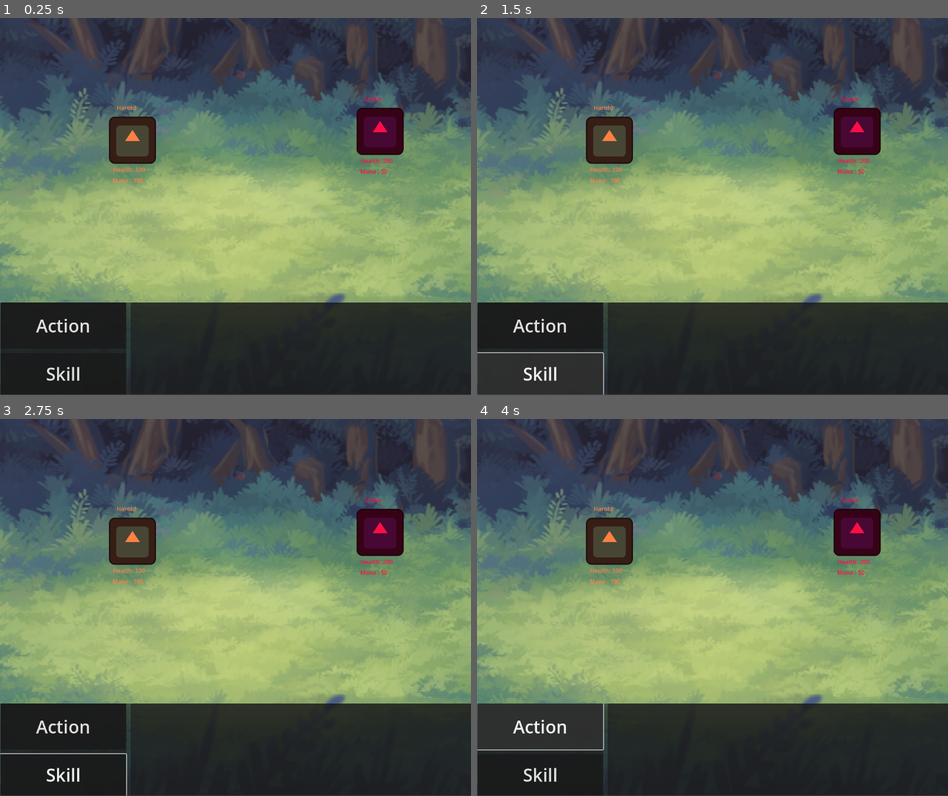
Above: before the commit, frames 1-4 (two rows, left to right).
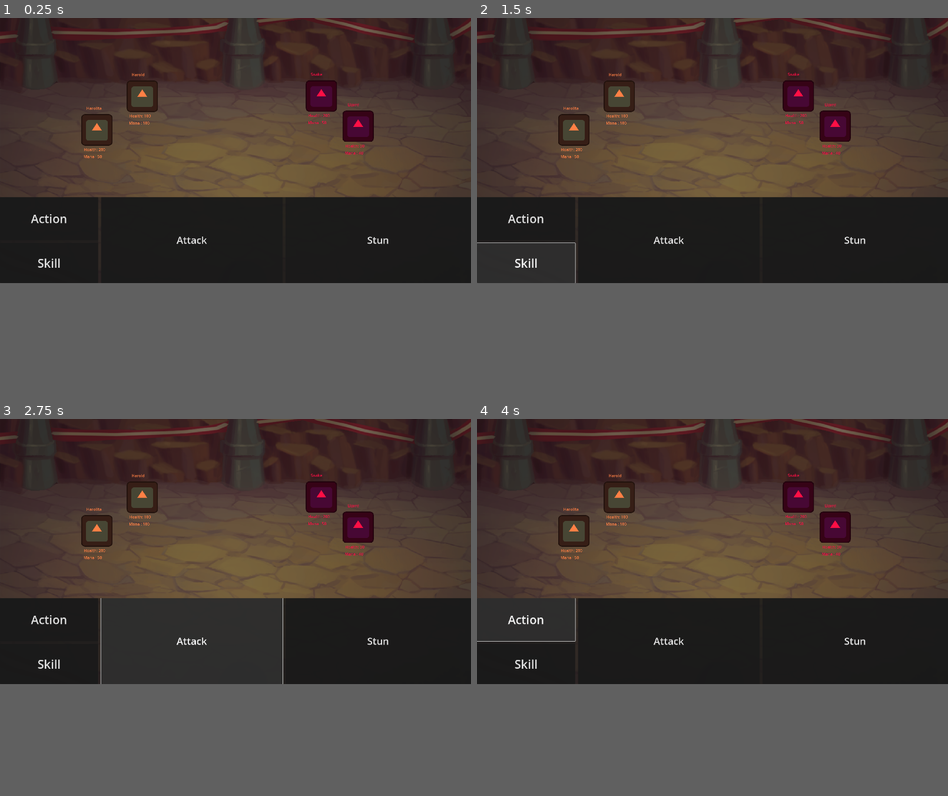
Above: after the commit, the same moments.

Repository: NxKuma/ISCS_RPG
Game: Godot game, scene res://Scene/main.tscn
The game is run twice, just before and just after one commit, with the same random seed, the same clock (stepped at 60 frames per second) and the same inputs. The engine's default icon, where the game draws it, is replaced by a stand-in: a white triangle on a blue panel in a dark square.
Inputs (mouse positions are in pixels of both pictures, inside the frame that each line leads up to):
- Up to frame 1 (0.25 s): no input
- Up to frame 2 (1.5 s): click "Action" at 0.5 s; click "Skill" at 1.25 s
- Up to frame 3 (2.75 s): click (193, 735) at 2 s, where only the run after the commit has a clickable "Attack"
- Up to frame 4 (4 s): click (853, 735) at 2.75 s, where only the run after the commit has a clickable "Stun"; click "Action" at 3.5 s
The window is 800x640 before the commit and 800x450 after it. Grey fills any space a smaller window leaves; there, only what the larger window draws over its background counts as a difference.

The runs differ from the first frame. In frame 1, 74% of the frame differs, in the area x 0-100%, y 0-100%; in frame 2, 74%; in frame 3, 74%; in frame 4, 73%.

Commit message:
Initializing GameHandler Buttons

Diff:
--- a/iscs-rpg/Character.gd
+++ b/iscs-rpg/Character.gd
@@ -1,10 +1,10 @@
 extends Sprite2D
-class_name Player
+class_name Character
+
 @export var stats: Entity
 @onready var player_name: Label = $Name
 @onready var health: Label = $Health
 @onready var mana: Label = $Mana
-
 
 func _ready() -> void:
 	player_name.text = stats.entity_name
--- a/iscs-rpg/GameHandler.gd
+++ b/iscs-rpg/GameHandler.gd
@@ -1,15 +1,65 @@
 extends Node2D
 
+@onready var ui: Control = $UI
+
 var entities: Array[Entity] = []
+var current_state: int = GameState.SetUp
+var special_button: Button
+var r_panel: HSplitContainer
+var l_panel: VSplitContainer
+var left_buttons: Array[Button]
+var right_buttons: Array[Button]
+
+
+enum GameState{
+	SetUp, #Set Up = Player Chooses their moves
+	Target, #Target = Player Chooses the target of their moves
+	Execute #Execute = Game executes player and enemy movement
+}
 
 # Called when the node enters the scene tree for the first time.
 func _ready() -> void:
+	r_panel = ui.get_child(0).get_child(0).get_child(1).get_child(0)
+	l_panel = ui.get_child(0).get_child(0).get_child(0).get_child(0)
+#--------------------------------------------------------------
+	for child in r_panel.get_children():
+		right_buttons.append(child.get_child(0))
+
+	for button in right_buttons:
+		button.button_down.connect(_on_right_button_press)
+		if button.name.contains("2"):
+			special_button = button
+#--------------------------------------------------------------
+	for child in l_panel.get_children():
+		left_buttons.append(child.get_child(0))
+
+	for button in left_buttons:
+		button.button_down.connect(_on_left_button_press)
+#--------------------------------------------------------------
 	for child in get_children():
-		if child.get_script() != null:
-			print(child.get_script())
+		if child.get_script() != null and child.stats != null:
 			entities.append(child)
 
+func check_order() -> void:
+	pass
+
+func pick_enemy_action() -> void:
+	pass
 
 # Called every frame. 'delta' is the elapsed time since the previous frame.
 func _process(delta: float) -> void:
+	if current_state == GameState.SetUp:
+		for entity in entities:
+			if r_panel.is_visible():
+				special_button.text = entity.skill_list[0].skill_name
+	elif current_state == GameState.Target:
+		pass
+	else:
+		pass
+
+
+func _on_right_button_press():
 	pass
+
+func _on_left_button_press():
+	pass
--- /dev/null
+++ b/iscs-rpg/Resource/Enemies/Lizard.tres
@@ -0,0 +1,17 @@
+[gd_resource type="Resource" script_class="Entity" load_steps=3 format=3 uid="uid://dcrqn48o2sdu5"]
+
+[ext_resource type="Script" path="res://Script/SuperScript/Entity.gd" id="1_r2k4i"]
+[ext_resource type="Script" path="res://Script/SuperScript/Skill.gd" id="2_tptxg"]
+
+[resource]
+script = ExtResource("1_r2k4i")
+entity_name = "Lizard"
+health = 50.0
+mana = 40
+damage = 20.0
+inTeam = false
+skill_list = Array[ExtResource("2_tptxg")]([])
+element = 0
+resistance = Array[int]([])
+weakness = Array[int]([])
+speed = 20
--- a/iscs-rpg/Resource/Team/Harold.tres
+++ b/iscs-rpg/Resource/Team/Harold.tres
@@ -22,6 +22,7 @@
 health = 100.0
 mana = 100
 damage = 40.0
+inTeam = true
 skill_list = Array[ExtResource("2_3cg8k")]([SubResource("Resource_4q3bl")])
 element = 4
 resistance = Array[int]([3, 4])
--- a/iscs-rpg/Resource/Team/Harolita.tres
+++ b/iscs-rpg/Resource/Team/Harolita.tres
@@ -1,16 +1,29 @@
-[gd_resource type="Resource" script_class="Entity" load_steps=3 format=3 uid="uid://bfpvp7h5i2nb2"]
+[gd_resource type="Resource" script_class="Entity" load_steps=4 format=3 uid="uid://bfpvp7h5i2nb2"]
 
 [ext_resource type="Script" path="res://Script/SuperScript/Entity.gd" id="1_cmhqr"]
 [ext_resource type="Script" path="res://Script/SuperScript/Skill.gd" id="2_rkk1s"]
 
+[sub_resource type="Resource" id="Resource_raw4b"]
+script = ExtResource("2_rkk1s")
+skill_name = "Defend"
+skill_cost = 20
+skill_cooldown = 4
+skill_description = "Saves a team mate from damage for 1 turn "
+skill_target = ""
+skill_type = ""
+skill_mode = ""
+skill_element = 0
+skill_damage = 0.0
+
 [resource]
 script = ExtResource("1_cmhqr")
-name = "Harolita"
+entity_name = "Harolita"
 health = 200.0
 mana = 50
 damage = 20.0
-skill_list = Array[ExtResource("2_rkk1s")]([])
+inTeam = true
+skill_list = Array[ExtResource("2_rkk1s")]([SubResource("Resource_raw4b")])
 element = 1
 resistance = Array[int]([])
 weakness = Array[int]([])
-speed = 0
+speed = 50
--- a/iscs-rpg/Scene/main.tscn
+++ b/iscs-rpg/Scene/main.tscn
@@ -1,32 +1,35 @@
-[gd_scene load_steps=10 format=3 uid="uid://dudg06l772u6g"]
+[gd_scene load_steps=12 format=3 uid="uid://dudg06l772u6g"]
 
 [ext_resource type="Script" path="res://GameHandler.gd" id="1_i7hjy"]
 [ext_resource type="PackedScene" uid="uid://86obwfisw11y" path="res://Scene/player.tscn" id="1_uhqgt"]
+[ext_resource type="Texture2D" uid="uid://dxrnc11eyxel6" path="res://Art/battleback9.png" id="2_d7vyk"]
 [ext_resource type="Script" path="res://Script/SuperScript/Entity.gd" id="2_f8bsn"]
-[ext_resource type="Texture2D" uid="uid://83p658vtgmqg" path="res://Art/battleback1.png" id="2_rboh6"]
 [ext_resource type="Script" path="res://Script/SuperScript/Skill.gd" id="3_eqwtp"]
 [ext_resource type="Resource" uid="uid://cefbv8t5u4xp3" path="res://Resource/Enemies/Sake.tres" id="4_4f31c"]
+[ext_resource type="Resource" uid="uid://dcrqn48o2sdu5" path="res://Resource/Enemies/Lizard.tres" id="7_aki4r"]
 [ext_resource type="PackedScene" uid="uid://chbe22p815kfy" path="res://Scene/ui.tscn" id="7_hsdh1"]
+[ext_resource type="Resource" uid="uid://bfpvp7h5i2nb2" path="res://Resource/Team/Harolita.tres" id="7_ugwp5"]
 
 [sub_resource type="Resource" id="Resource_4q3bl"]
 script = ExtResource("3_eqwtp")
-skill_name = "Fire Light Bash"
-skill_cost = 0
-skill_cooldown = 0
+skill_name = "Stun"
+skill_cost = 30
+skill_cooldown = 20
 skill_description = "Harold will swing around his jar of fireflies and inflict 30 Light Damage to the Enemy"
 skill_target = ""
 skill_type = "Attack"
-skill_mode = "Active"
+skill_mode = "Special"
 skill_element = 4
 skill_damage = 30.0
 
-[sub_resource type="Resource" id="Resource_2r6ot"]
+[sub_resource type="Resource" id="Resource_cbrsb"]
 resource_local_to_scene = true
 script = ExtResource("2_f8bsn")
 entity_name = "Harold"
 health = 100.0
 mana = 100
 damage = 40.0
+inTeam = true
 skill_list = Array[ExtResource("3_eqwtp")]([SubResource("Resource_4q3bl")])
 element = 4
 resistance = Array[int]([3, 4])
@@ -37,19 +40,34 @@
 script = ExtResource("1_i7hjy")
 
 [node name="BG" type="Sprite2D" parent="."]
-position = Vector2(672, 495)
-scale = Vector2(1.69085, 1.69085)
-texture = ExtResource("2_rboh6")
+modulate = Color(0.57, 0.57, 0.57, 1)
+scale = Vector2(1.74, 1.74)
+texture = ExtResource("2_d7vyk")
+centered = false
 
 [node name="Player" parent="." instance=ExtResource("1_uhqgt")]
-position = Vector2(360, 332)
-stats = SubResource("Resource_2r6ot")
+position = Vector2(580, 319)
+stats = SubResource("Resource_cbrsb")
+
+[node name="Player2" parent="." instance=ExtResource("1_uhqgt")]
+position = Vector2(395, 456)
+stats = ExtResource("7_ugwp5")
 
 [node name="Enemy" parent="." instance=ExtResource("1_uhqgt")]
 modulate = Color(1, 0.0588235, 0.270588, 1)
-position = Vector2(1033, 308)
+position = Vector2(1310, 318)
 stats = ExtResource("4_4f31c")
 
+[node name="Enemy2" parent="." instance=ExtResource("1_uhqgt")]
+modulate = Color(1, 0.0588235, 0.270588, 1)
+position = Vector2(1460, 441)
+stats = ExtResource("7_aki4r")
+
 [node name="UI" parent="." instance=ExtResource("7_hsdh1")]
-offset_left = 1.0
-offset_right = 1.0
+anchors_preset = 0
+anchor_right = 0.0
+anchor_bottom = 0.0
+grow_horizontal = 1
+grow_vertical = 1
+
+[node name="Timer" type="Timer" parent="."]
--- a/iscs-rpg/Scene/ui.tscn
+++ b/iscs-rpg/Scene/ui.tscn
@@ -11,9 +11,9 @@
 [node name="BottomContainer" type="Panel" parent="."]
 clip_contents = true
 layout_mode = 0
-offset_top = 773.0
-offset_right = 1280.0
-offset_bottom = 1023.0
+offset_top = 730.0
+offset_right = 1920.0
+offset_bottom = 1080.0
 
 [node name="HSplitter" type="HSplitContainer" parent="BottomContainer"]
 layout_mode = 1
@@ -22,7 +22,7 @@
 anchor_bottom = 1.0
 grow_horizontal = 2
 grow_vertical = 2
-split_offset = 342
+split_offset = 400
 
 [node name="LSelection" type="Panel" parent="BottomContainer/HSplitter"]
 layout_mode = 2
@@ -34,7 +34,8 @@
 anchor_bottom = 1.0
 grow_horizontal = 2
 grow_vertical = 2
-split_offset = 125
+split_offset = 175
+dragger_visibility = 1
 
 [node name="Action" type="Panel" parent="BottomContainer/HSplitter/LSelection/VSplitContainer"]
 layout_mode = 2
@@ -53,7 +54,7 @@
 [node name="Skill" type="Panel" parent="BottomContainer/HSplitter/LSelection/VSplitContainer"]
 layout_mode = 2
 
-[node name="Button" type="Button" parent="BottomContainer/HSplitter/LSelection/VSplitContainer/Skill"]
+[node name="Button2" type="Button" parent="BottomContainer/HSplitter/LSelection/VSplitContainer/Skill"]
 layout_mode = 1
 anchors_preset = 15
 anchor_right = 1.0
@@ -74,4 +75,31 @@
 anchor_bottom = 1.0
 grow_horizontal = 2
 grow_vertical = 2
-split_offset = 295
+split_offset = 740
+dragger_visibility = 1
+
+[node name="Panel" type="Panel" parent="BottomContainer/HSplitter/RSelection/HSplitContainer"]
+layout_mode = 2
+
+[node name="Button" type="Button" parent="BottomContainer/HSplitter/RSelection/HSplitContainer/Panel"]
+layout_mode = 1
+anchors_preset = 15
+anchor_right = 1.0
+anchor_bottom = 1.0
+grow_horizontal = 2
+grow_vertical = 2
+theme_override_font_sizes/font_size = 40
+text = "Attack"
+
+[node name="Panel2" type="Panel" parent="BottomContainer/HSplitter/RSelection/HSplitContainer"]
+layout_mode = 2
+
+[node name="Button2" type="Button" parent="BottomContainer/HSplitter/RSelection/HSplitContainer/Panel2"]
+layout_mode = 1
+anchors_preset = 15
+anchor_right = 1.0
+anchor_bottom = 1.0
+grow_horizontal = 2
+grow_vertical = 2
+theme_override_font_sizes/font_size = 40
+text = "Stun"
--- a/iscs-rpg/Script/SuperScript/Entity.gd
+++ b/iscs-rpg/Script/SuperScript/Entity.gd
@@ -6,6 +6,7 @@
 @export var health : float
 @export var mana: int
 @export var damage: float
+@export var inTeam: bool
 @export var skill_list: Array[Skill] = []
 @export var element: Element
 @export var resistance: Array[Element] = []
@@ -61,7 +62,7 @@
 # --- Non Return Functions--- Skills
 
 #Stun the Entity
-func stun():
+func stun() -> void:
 	is_stunned = true
 
 func change_speed(speed_change:int):
@@ -69,7 +70,7 @@
 
 
 #Revive the Entity
-func revive():
+func revive() -> void:
 	if !is_dead:
 		return
 	else:
--- a/iscs-rpg/project.godot
+++ b/iscs-rpg/project.godot
@@ -17,8 +17,9 @@
 
 [display]
 
-window/size/viewport_width=1280
-window/size/viewport_height=1024
+window/size/viewport_width=1920
+window/size/viewport_height=1080
+window/size/mode=4
 window/stretch/mode="viewport"
 
 [rendering]
